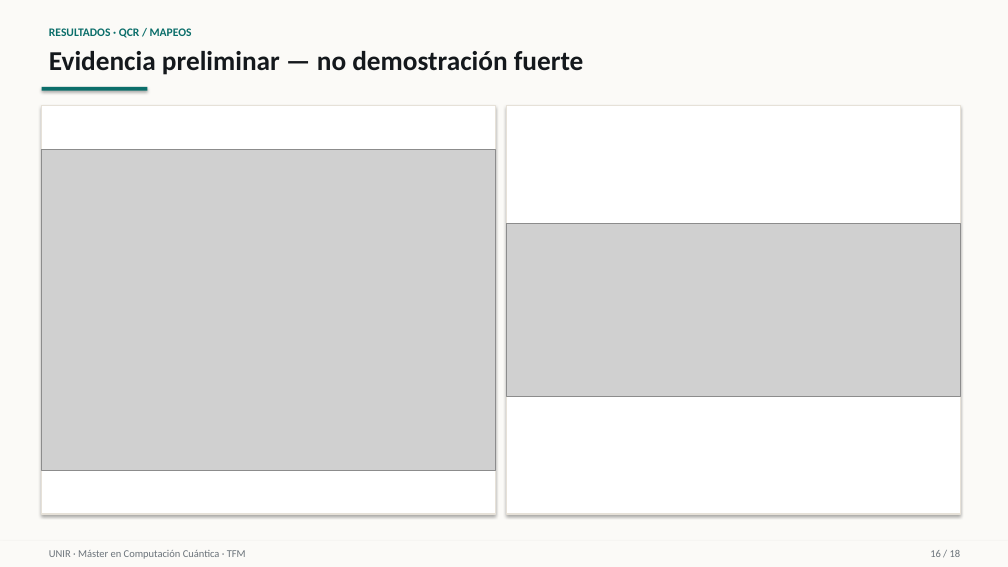
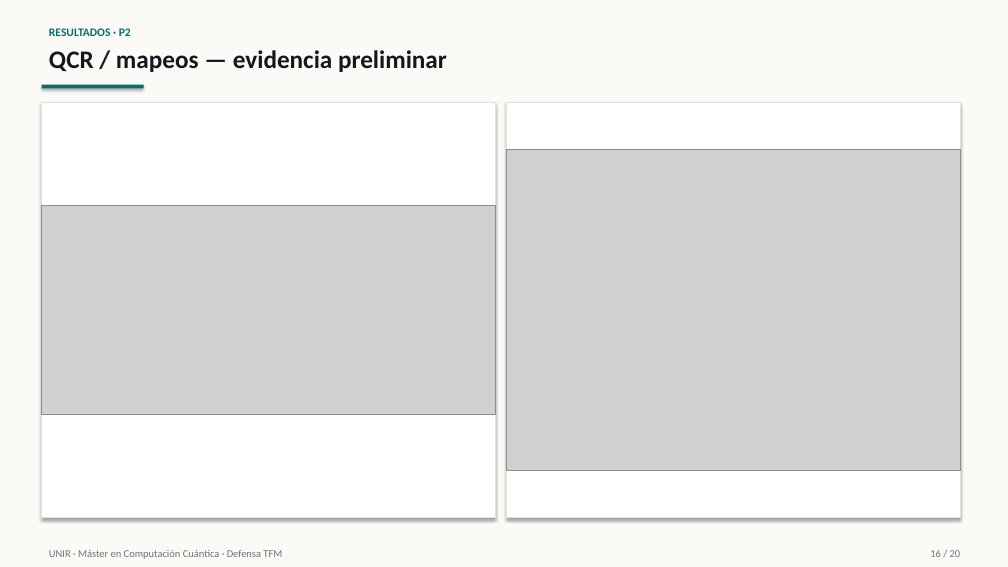
Before and after one commit to juandapradam12/OldUNIR-MasterQC-QuantumAdvantageInDataScienceOld, a slide deck: slide 16 of Entregas/Defensa/Defensa_TFM_QuantumAdvantage.pptx. Drawn at 1008x567 pixels with LibreOffice and Linux fonts; fonts in the diff are those of the drawing; grey boxes stand for pictures. Boxes give left, top, right and bottom in pixels: in the first picture for what was removed or moved away, otherwise in the second. Text is boxed around its words. In the diff, an @@ line names an element or a change of style, - is before the commit and + after.

```diff
--- a/Entregas/Defensa/Defensa_TFM_QuantumAdvantage.pptx
+++ b/Entregas/Defensa/Defensa_TFM_QuantumAdvantage.pptx
@@ text at bbox=[49, 28, 131, 36]: text changed @@
-RESULTADOS · QCR / MAPEOS
+RESULTADOS · P2
@@ text at bbox=[49, 50, 447, 72]: text changed; size 26 to 24 pt @@
-Evidencia preliminar — no demostración fuerte
+QCR / mapeos — evidencia preliminar
@@ rectangle: place and size @@
-rectangle at bbox=[42, 106, 495, 514]
+rectangle at bbox=[42, 102, 495, 518]
@@ rectangle: place and size @@
-rectangle at bbox=[507, 106, 960, 514]
+rectangle at bbox=[507, 102, 960, 518]
@@ picture: place and size @@
-picture at bbox=[507, 223, 960, 396]
+picture at bbox=[507, 149, 960, 470]
@@ picture: place and size @@
-picture at bbox=[42, 149, 495, 470]
+picture at bbox=[42, 206, 495, 414]
@@ rectangle removed at bbox=[0, 541, 1008, 567] @@
@@ text at bbox=[49, 550, 282, 559]: text changed @@
-UNIR · Máster en Computación Cuántica · TFM
+UNIR · Máster en Computación Cuántica · Defensa TFM
```
Also in this commit, not shown: 11 other slides changed, 8 slides added, 6 slides removed, 1 other file.
